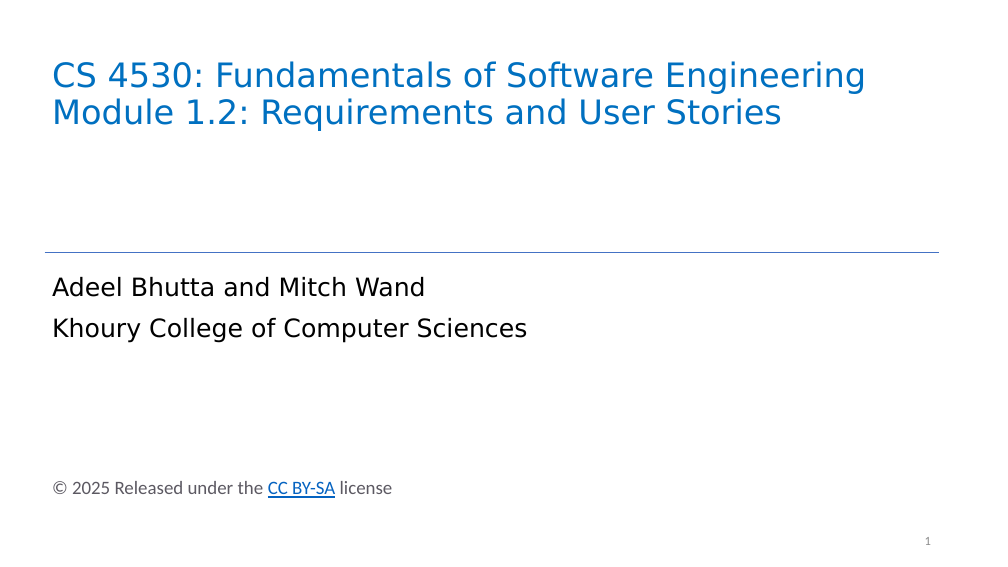
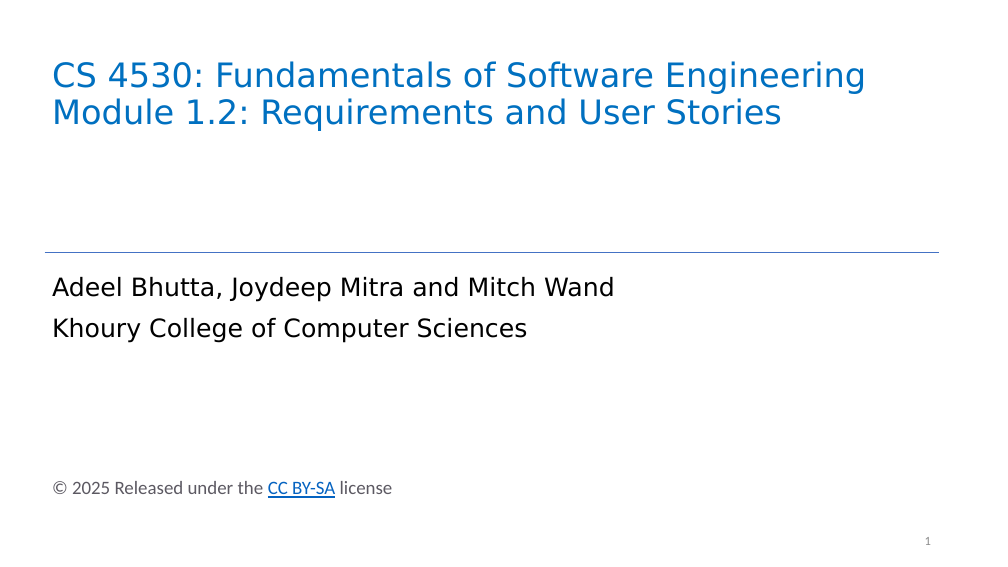
Before and after one commit to yashburshe/CS4530-Fall-2025, a slide deck: slide 1 of Slides/Module 01.2 Requirements Gathering.pptx. Drawn at 1008x567 pixels with LibreOffice and Linux fonts; fonts in the diff are those of the drawing. Boxes give left, top, right and bottom in pixels: in the first picture for what was removed or moved away, otherwise in the second. Text is boxed around its words. In the diff, an @@ line names an element or a change of style, - is before the commit and + after.

Commit message:
adding joydeep's name to 1st slide and resolving merge conflict

```diff
--- a/Slides/Module 01.2 Requirements Gathering.pptx
+++ b/Slides/Module 01.2 Requirements Gathering.pptx
@@ subtitle at box(52, 277, 615, 302): text changed @@
-Adeel Bhutta and Mitch Wand
+Adeel Bhutta, Joydeep Mitra and Mitch Wand
```
Also in this commit, not shown: 1 other file.
